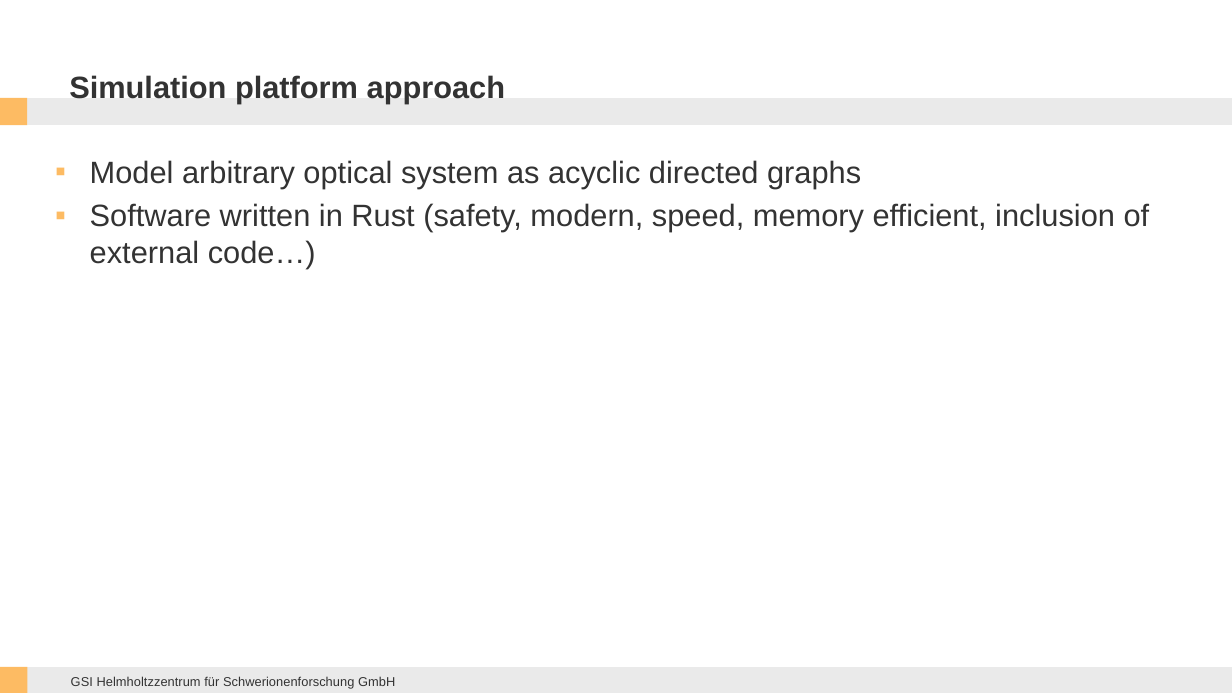
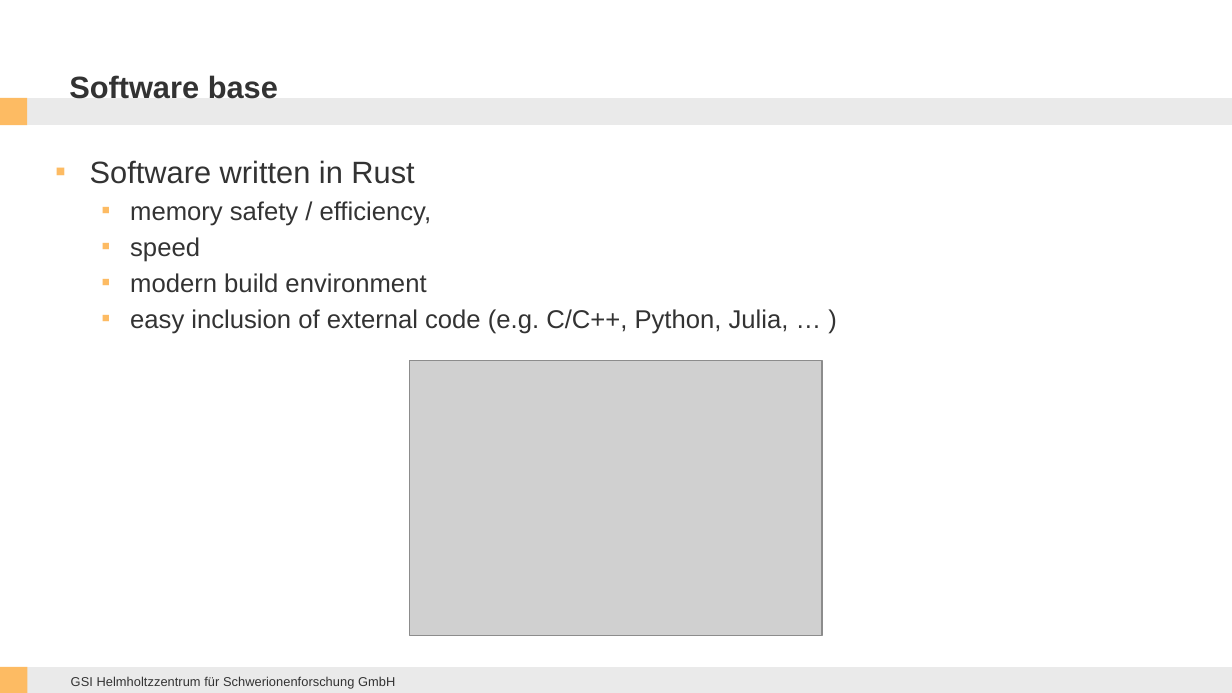
Before and after one commit to opossum-labs/opossum, a slide deck: slide 4 of book/OPOSSUM THRILL Workshop 2023.pptx (slide 3 before the commit). Drawn at 1232x693 pixels with LibreOffice and Linux fonts; fonts in the diff are those of the drawing; grey boxes stand for pictures; background and template pictures are left out. Boxes give left, top, right and bottom in pixels: in the first picture for what was removed or moved away, otherwise in the second. Text is boxed around its words. In the diff, an @@ line names an element or a change of style, - is before the commit and + after.

```diff
--- a/book/OPOSSUM THRILL Workshop 2023.pptx
+++ b/book/OPOSSUM THRILL Workshop 2023.pptx
@@ title at (69,75,278,99): text changed @@
-Simulation platform approach
+Software base
@@ text at (90,160,789,334): text changed; size 18 to 15 pt @@
-▪ Model arbitrary optical system as acyclic directed graphs
-▪ Software written in Rust (safety, modern, speed, memory efficient, inclusion of external code…)
+▪ Software written in Rust
+  ▪ memory safety / efficiency,
+  ▪ speed
+  ▪ modern build environment
+  ▪ easy inclusion of external code (e.g. C/C++, Python, Julia, … )
@@ picture added at (410,360,823,634) @@
```
Also in this commit, not shown: 3 other slides changed, 2 slides added, 4 other files.
